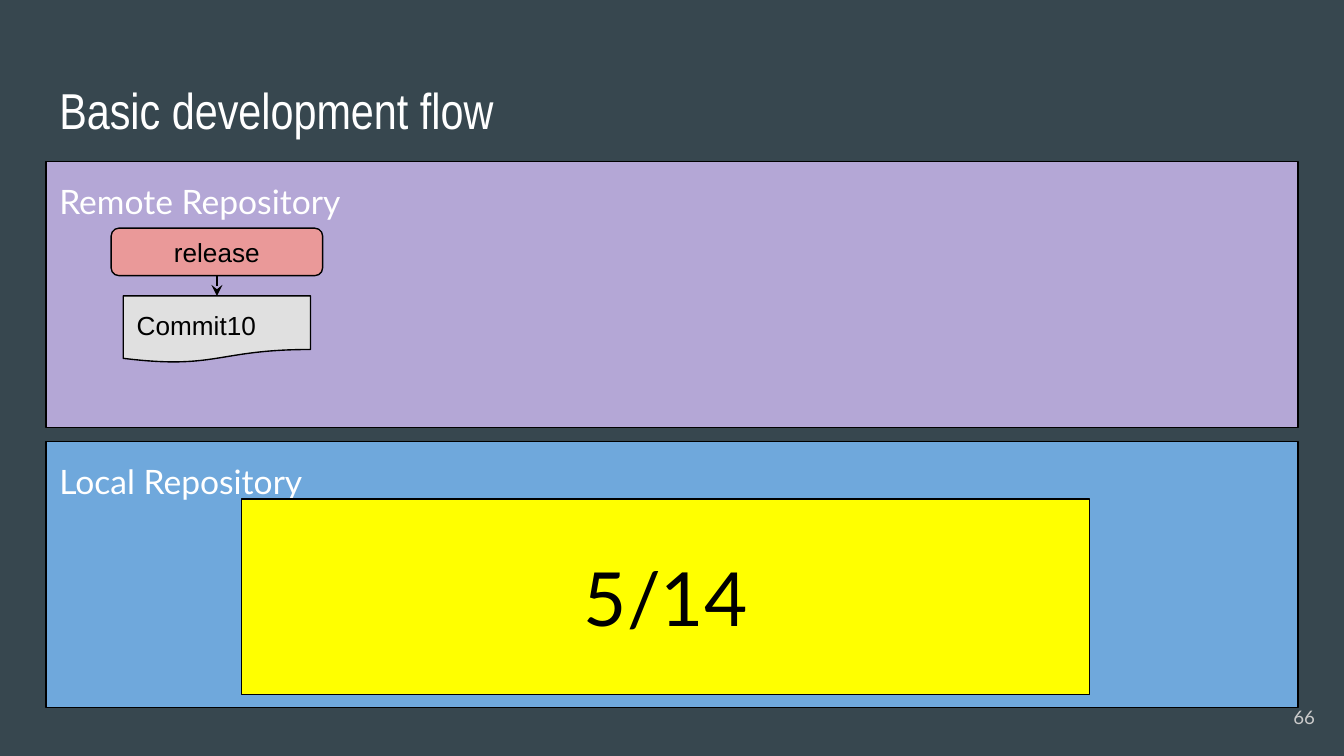
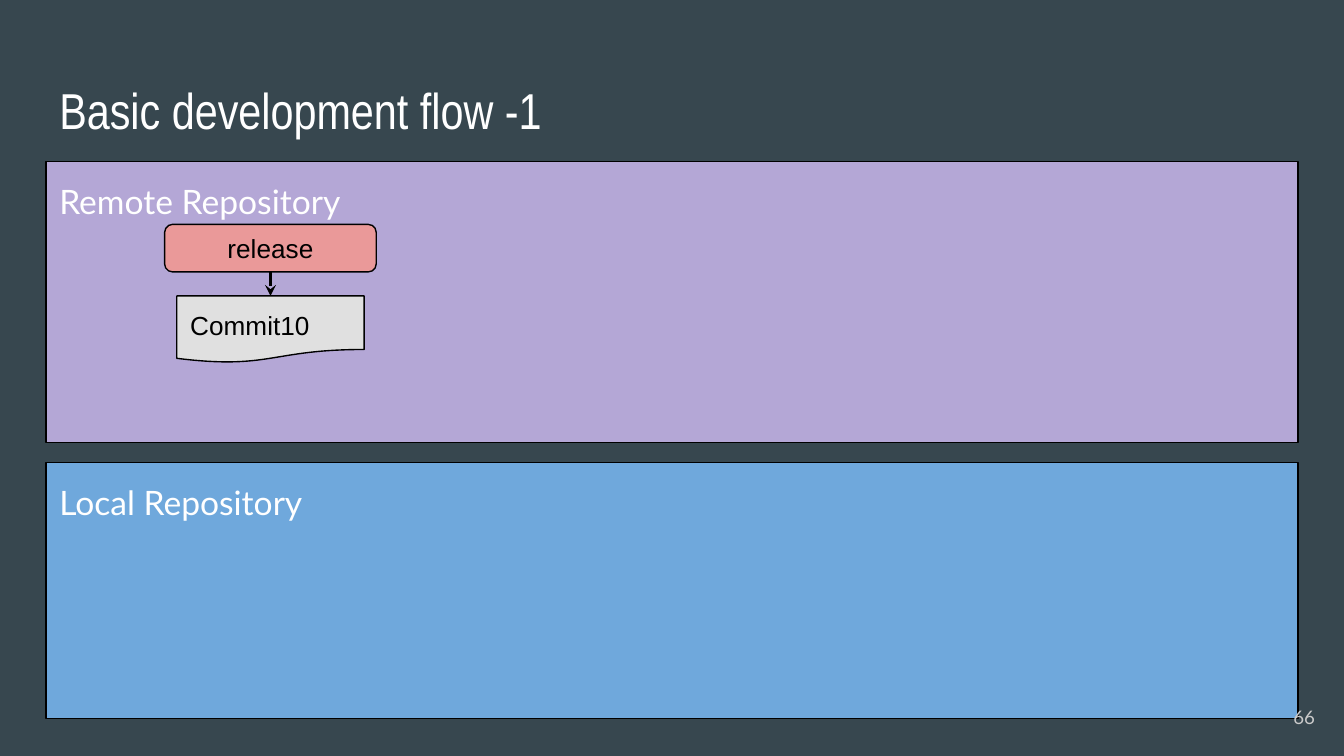
Before and after one commit to acchi17/StudyGit, a slide deck: slide 66 of GitStudySession.pptx. Drawn at 1344x756 pixels with LibreOffice and Linux fonts; fonts in the diff are those of the drawing. Boxes give left, top, right and bottom in pixels: in the first picture for what was removed or moved away, otherwise in the second. Text is boxed around its words. In the diff, an @@ line names an element or a change of style, - is before the commit and + after.

```diff
--- a/GitStudySession.pptx
+++ b/GitStudySession.pptx
@@ title at (59,92,542,139): text changed @@
-Basic development flow
+Basic development flow -1
@@ text "Remote Repository": place and size @@
-text "Remote Repository" at (46,161,1298,427)
+text "Remote Repository" at (46,161,1298,442)
@@ rounded rectangle "release": place and size @@
-rounded rectangle "release" at (112,228,323,276)
+rounded rectangle "release" at (165,224,376,271)
@@ flow chart document "Commit10": place and size @@
-flow chart document "Commit10" at (124,296,310,363)
+flow chart document "Commit10" at (177,296,364,363)
@@ arrow moved from (216, 276) - (216, 296) to (270, 271) - (270, 296) @@
@@ text "Local Repository": place and size @@
-text "Local Repository" at (46,441,1298,707)
+text "Local Repository" at (46,462,1298,719)
@@ rectangle removed at (242,499,1090,695) @@
-5/14
```
Also in this commit, not shown: 2 other slides changed, 10 slides added.
